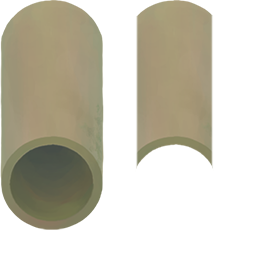
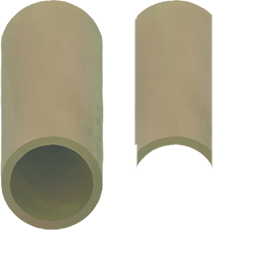
Before/after of a w=256, h=256 layered artwork. What changed in the layer stack:
added layer "レイヤー 7" above "レイヤー 6" over <box>134,18,140,146</box>
